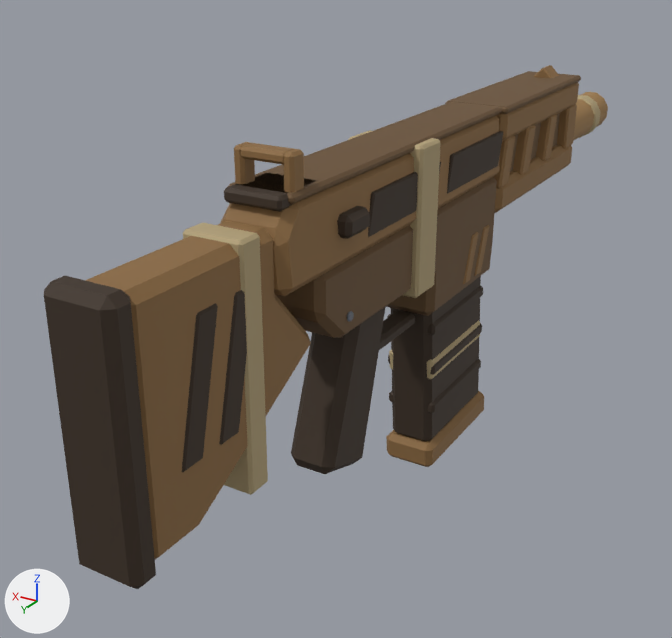
The glTF model roblox/assets/weapons-kit/w_ar@cardboard.glb: old version first, new version second.
Before and after are seen from a 50 mm camera at (-0.452, 0.876, 0.314) aimed at (0.098, -0.041, -0.145). The axes (+X, +Y, +Z) are drawn at lower left. The lights are the same throughout. The older version comes first.

The first picture shows 'body_wzA__body__p8c6a40', 'body_wzB__frame__p6a5032', 'body_wzN__dark__p3b2d20', 'deck_wzB__frame__p6a5032', 'grip_wzB__dark__p3b2d20', 'guard_wzA__body__p8c6a40', 'mag_wzB__dark__p3b2d20', 'mag_wzN__body__p8c6a40', 'sight_wzN__dark__p3b2d20', 'stock_wzA__body__p8c6a40', 'stock_wzB__dark__p3b2d20', 'stock_wzN__dark__p3b2d20', 'tape_wzN__tape__pb3a179' and 7 more.
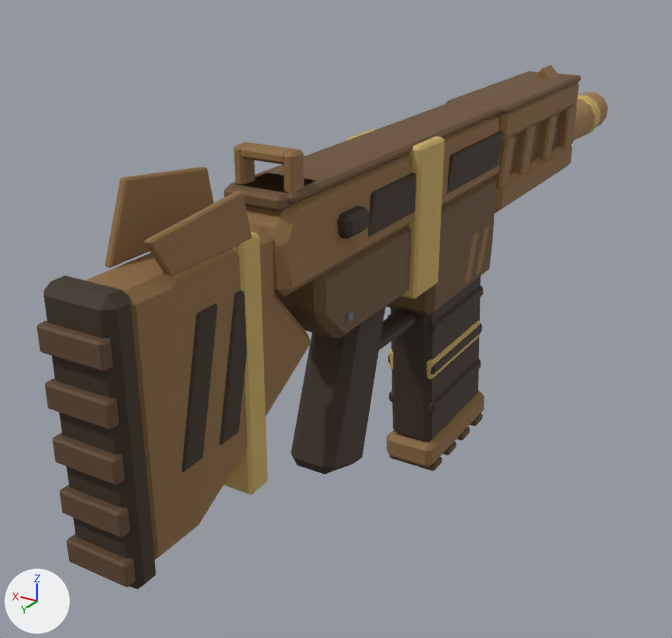
Diff of the bpy script that builds the scene:
```diff
--- a/roblox/assets/weapons-kit/w_ar@cardboard.glb.py
+++ b/roblox/assets/weapons-kit/w_ar@cardboard.glb.py
@@ mat_flute @@
+mat_flute = principled_material('flute')
+mat_flute.base_color = (0.112, 0.0612, 0.0296)  # brown #5e4630
+mat_flute.roughness = 0.75
@@ me_sight_wzn__dark__p3b2d20 @@
 me_sight_wzn__dark__p3b2d20.from_pydata(...)  # 24 vertices, 44 faces; spans x -0.03..0.03, y 0.196..0.262, z 0.09..0.103
-me_sight_wzn__dark__p3b2d20.materials.append(mat_dark)  # brown #3b2d20
+me_sight_wzn__dark__p3b2d20.materials.append(mat_frame)  # brown #6a5032
@@ me_flute_wzn__flute__p5e4630 @@
+me_flute_wzn__flute__p5e4630.from_pydata(...)  # 216 vertices, 396 faces; spans x -0.033..0.033, y -0.228..0.476, z -0.34..0.056
+me_flute_wzn__flute__p5e4630.materials.append(mat_flute)  # brown #5e4630
@@ me_flap_wza__body__p8c6a40 @@
+me_flap_wza__body__p8c6a40.from_pydata(...)  # 48 vertices, 88 faces; spans x -0.0295..0.0275, y 0.2803..0.4192, z 0.078..0.1398
+me_flap_wza__body__p8c6a40.materials.append(mat_body)  # brown #8c6a40
@@ ob_flute_wzn__flute__p5e4630 @@
+ob_flute_wzn__flute__p5e4630 = bpy.data.objects.new('flute_wzN__flute__p5e4630', me_flute_wzn__flute__p5e4630)
+ob_flute_wzn__flute__p5e4630.location = (0.0, 0.0, 0.0)
@@ ob_flap_wza__body__p8c6a40 @@
+ob_flap_wza__body__p8c6a40 = bpy.data.objects.new('flap_wzA__body__p8c6a40', me_flap_wza__body__p8c6a40)
+ob_flap_wza__body__p8c6a40.location = (0.0, 0.0, 0.0)
```

Changed parts and their boxes (x1, y1, x2, y2) in the pictures (672 x 638 px):
'flap_wzA__body__p8c6a40', added (brown): after (105, 167, 252, 276)
'flute_wzN__flute__p5e4630', added: after (37, 321, 483, 587)
'sight_wzN__dark__p3b2d20', recoloured: (224, 184, 292, 212) in both
